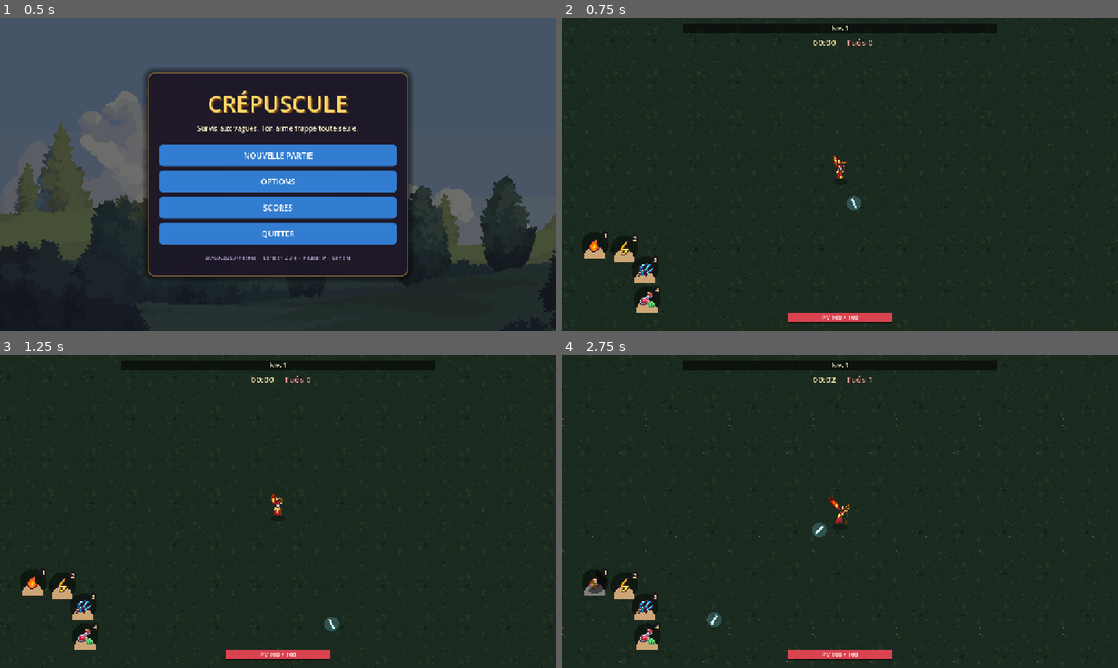
Above: before the commit, frames 1-4 (two rows, left to right).
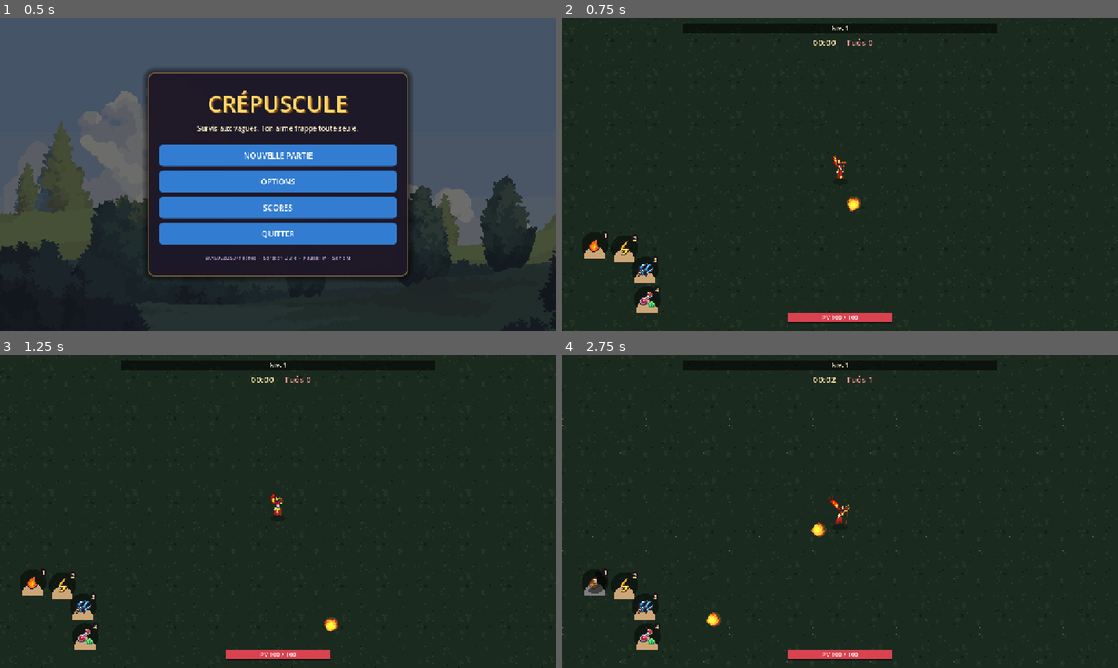
Above: after the commit, the same moments.

Repository: libertysand1982-png/Sand
Game: Godot game, scene res://scenes/Main.tscn
Same seed, same stepped clock (60 frames per second), same inputs: the game is played once before the commit and once after it.
Inputs:
- Up to frame 1 (0.5 s): no input
- Up to frame 2 (0.75 s): click "NOUVELLE PARTIE" at 0.5 s
- Up to frame 3 (1.25 s): no input
- Up to frame 4 (2.75 s): hold D (vs_right) 1.28-2.03 s; tap 1 (vs_spell1) at 1.35 s; hold S (vs_down) from 2.03 s (still down); tap 2 (vs_spell2) at 2.1 s

Frame 1 is identical in both runs. In frame 2, 0.1% of the frame differs, in the area x 51-54%, y 56-62%; in frame 3, 0.1%; in frame 4, 0.2%, in the area x 26-48%, y 53-87%.

Commit message:
Boule de feu, sons par sort, chauve-souris (dark fantasy), boss + loot
- Projectile de base = boule de feu (Fire Bullet Pack)
- Un son par sort : feu / éclair / glace / soin (+ buff sur l'onde de niveau)
- Nouvel ennemi : chauve-souris (DarkFantasyEnemies)
- Boss NightBorne tous les 5 niveaux ; à sa mort il lâche un objet :
  arme (+30% dégâts) / armure (+40 PV max) / potion (PV au max)

Co-Authored-By: Claude Opus 4.8 <noreply@anthropic.com>

Diff:
--- a/vampire-survivor/godot/scripts/Enemy.gd
+++ b/vampire-survivor/godot/scripts/Enemy.gd
@@ -14,6 +14,7 @@
 var show_bar: bool = false
 var hitflash: float = 0.0
 var slow_timer: float = 0.0   # ralentissement (sort de Gel)
+var is_boss: bool = false
 var dead: bool = false
 var dying: bool = false
 
--- /dev/null
+++ b/vampire-survivor/godot/scripts/Item.gd
@@ -0,0 +1,36 @@
+# Item.gd — objet lâché par un boss (arme / armure / potion). Ramassé au contact.
+class_name VSItem
+extends Node2D
+
+var kind: String = "potion"
+var dead: bool = false
+var _tex: Texture2D
+var _bob: float = 0.0
+var _sprite: Sprite2D
+
+func setup(pos: Vector2, k: String, tex: Texture2D) -> void:
+	position = pos
+	kind = k
+	_tex = tex
+	_bob = randf() * TAU
+
+func _ready() -> void:
+	_sprite = Sprite2D.new()
+	_sprite.texture = _tex
+	_sprite.texture_filter = CanvasItem.TEXTURE_FILTER_NEAREST
+	_sprite.scale = Vector2(2.4, 2.4)   # icône 16px -> ~38px
+	add_child(_sprite)
+
+func _process(delta: float) -> void:
+	_bob += delta * 3.0
+	if _sprite:
+		_sprite.position.y = sin(_bob) * 3.0 - 2.0
+	queue_redraw()
+
+func _draw() -> void:
+	# halo doré + ombre
+	draw_set_transform(Vector2(0, 18), 0.0, Vector2(1, 0.4))
+	draw_circle(Vector2.ZERO, 12.0, Color(0, 0, 0, 0.25))
+	draw_set_transform(Vector2.ZERO, 0.0, Vector2.ONE)
+	var pulse := 0.5 + 0.5 * sin(_bob * 1.5)
+	draw_circle(Vector2.ZERO, 22.0, Color(1.0, 0.88, 0.4, 0.10 + 0.10 * pulse))
--- a/vampire-survivor/godot/scripts/Main.gd
+++ b/vampire-survivor/godot/scripts/Main.gd
@@ -10,7 +10,9 @@
 	"goblin":    {"hp": 26.0,  "speed": 82.0, "dmg": 8.0,  "xp": 1, "radius": 18.0, "scale": 0.58, "bar": false},
 	"flyingeye": {"hp": 40.0,  "speed": 96.0, "dmg": 10.0, "xp": 3, "radius": 17.0, "scale": 0.52, "bar": false},
 	"mushroom":  {"hp": 60.0,  "speed": 52.0, "dmg": 13.0, "xp": 3, "radius": 20.0, "scale": 0.60, "bar": false},
-	"skeleton":  {"hp": 160.0, "speed": 46.0, "dmg": 20.0, "xp": 7, "radius": 22.0, "scale": 0.70, "bar": true},
+	"skeleton":  {"hp": 160.0, "speed": 46.0, "dmg": 20.0, "xp": 7,  "radius": 22.0, "scale": 0.70, "bar": true},
+	"bat":       {"hp": 30.0,  "speed": 112.0,"dmg": 9.0,  "xp": 2,  "radius": 16.0, "scale": 0.85, "bar": false},
+	"boss":      {"hp": 600.0, "speed": 42.0, "dmg": 30.0, "xp": 30, "radius": 42.0, "scale": 1.70, "bar": true},
 }
 
 const UPGRADES := [
@@ -47,6 +49,9 @@
 var floats: Array = []
 var enemy_frames: Dictionary = {}
 var spells: Array = []
+var items: Array = []
+var item_tex: Dictionary = {}
+var bosses_spawned := 0
 var _last_score := 0
 var _last_time := "00:00"
 
@@ -61,6 +66,13 @@
 		"flyingeye": _enemy_sf("res://assets/monsters/flyingeye/flight.png", 8, "res://assets/monsters/flyingeye/death.png", 4),
 		"mushroom":  _enemy_sf("res://assets/monsters/mushroom/run.png", 8, "res://assets/monsters/mushroom/death.png", 4),
 		"skeleton":  _enemy_sf("res://assets/monsters/skeleton/walk.png", 4, "res://assets/monsters/skeleton/death.png", 4),
+		"bat":       _enemy_sf("res://assets/monsters/bat/fly.png", 9, "res://assets/monsters/bat/death.png", 12, 64),
+		"boss":      _boss_sf(),
+	}
+	item_tex = {
+		"weapon": load("res://assets/items/weapon.png"),
+		"armor":  load("res://assets/items/armor.png"),
+		"potion": load("res://assets/items/potion.png"),
 	}
 
 	spells = [
@@ -158,6 +170,7 @@
 	enemies.clear()
 	projectiles.clear()
 	gems.clear()
+	items.clear()
 	floats.clear()
 
 func start_game() -> void:
@@ -167,6 +180,7 @@
 	kills = 0
 	spawn_timer = 0.0
 	level_queue = 0
+	bosses_spawned = 0
 	player.reset(Vector2(WORLD / 2.0, WORLD / 2.0))
 	player.visible = true
 	hud.hide_overlays()
@@ -243,8 +257,14 @@
 	_update_enemies(delta)
 	_update_projectiles(delta)
 	_update_gems(delta)
+	_update_items(delta)
 	_cull_enemies()
 	_update_floats(delta)
+
+	# Boss tous les 5 niveaux
+	if player.level >= (bosses_spawned + 1) * 5:
+		bosses_spawned += 1
+		_spawn_boss()
 
 	if level_queue > 0 and state == State.PLAYING:
 		_open_levelup()
@@ -296,17 +316,21 @@
 	var t := elapsed
 	var r := randf()
 	if t < 25.0:
-		return "goblin"
+		return "goblin" if r < 0.7 else "bat"
 	elif t < 70.0:
-		return "goblin" if r < 0.6 else "flyingeye"
+		if r < 0.45: return "goblin"
+		elif r < 0.7: return "bat"
+		else: return "flyingeye"
 	elif t < 140.0:
-		if r < 0.4: return "goblin"
-		elif r < 0.65: return "flyingeye"
+		if r < 0.3: return "goblin"
+		elif r < 0.5: return "bat"
+		elif r < 0.7: return "flyingeye"
 		else: return "mushroom"
 	else:
-		if r < 0.25: return "goblin"
-		elif r < 0.45: return "flyingeye"
-		elif r < 0.72: return "mushroom"
+		if r < 0.2: return "goblin"
+		elif r < 0.4: return "bat"
+		elif r < 0.58: return "flyingeye"
+		elif r < 0.78: return "mushroom"
 		else: return "skeleton"
 
 func _spawn_one() -> void:
@@ -323,6 +347,55 @@
 	e.setup(tkey, pos, hp_scale, enemy_frames[tkey], ENEMY_DEF[tkey])
 	world.add_child(e)
 	enemies.append(e)
+
+# ----- Boss + objets -----
+func _spawn_boss() -> void:
+	var hp_scale := 1.0 + bosses_spawned * 0.6
+	var vsize := get_viewport_rect().size
+	var radius := maxf(vsize.x, vsize.y) / 2.0 + 90.0
+	var ang := randf() * TAU
+	var pos := player.position + Vector2.from_angle(ang) * radius
+	pos.x = clampf(pos.x, 40.0, WORLD - 40.0)
+	pos.y = clampf(pos.y, 40.0, WORLD - 40.0)
+	var e := VSEnemy.new()
+	e.setup("boss", pos, hp_scale, enemy_frames["boss"], ENEMY_DEF["boss"])
+	e.is_boss = true
+	world.add_child(e)
+	enemies.append(e)
+	_spawn_text(player.position + Vector2(0, -120), "BOSS !", Color(0.85, 0.35, 1.0))
+	sfx.play("buff", 0.7)
+
+func _drop_item(pos: Vector2) -> void:
+	var kinds := ["weapon", "armor", "potion"]
+	var k: String = kinds[randi() % kinds.size()]
+	var it := VSItem.new()
+	it.setup(pos, k, item_tex[k])
+	gem_layer.add_child(it)
+	items.append(it)
+
+func _update_items(_delta: float) -> void:
+	var p := player
+	for i in range(items.size() - 1, -1, -1):
+		var it: VSItem = items[i]
+		if p.position.distance_to(it.position) < 34.0:
+			_apply_item(it.kind)
+			it.queue_free()
+			items.remove_at(i)
+
+func _apply_item(kind: String) -> void:
+	var p := player
+	match kind:
+		"weapon":
+			p.proj_damage = round(p.proj_damage * 1.3)
+			_spawn_text(p.position + Vector2(0, -46), "ARME ! +30% dégâts", Color(1.0, 0.7, 0.3))
+		"armor":
+			p.maxhp += 40.0
+			p.hp = minf(p.maxhp, p.hp + 40.0)
+			_spawn_text(p.position + Vector2(0, -46), "ARMURE ! +40 PV max", Color(0.55, 0.8, 1.0))
+		"potion":
+			p.hp = p.maxhp
+			_spawn_text(p.position + Vector2(0, -46), "POTION ! PV au max", Color(0.55, 1.0, 0.55))
+	sfx.play("blessing", 0.6)
 
 # ----- Ennemis -----
 func _update_enemies(delta: float) -> void:
@@ -403,6 +476,8 @@
 	g.setup(e.position, e.xp)
 	gem_layer.add_child(g)
 	gems.append(g)
+	if e.is_boss:
+		_drop_item(e.position)
 	e.die()   # joue l'animation de mort puis se libère
 
 # ----- Gemmes -----
@@ -448,7 +523,7 @@
 	nova.position = p.position
 	nova.max_r = radius
 	fx_layer.add_child(nova)
-	sfx.play("magic", 0.6)
+	sfx.play("buff", 0.6)
 	for e in enemies:
 		if not is_instance_valid(e) or e.dead:
 			continue
@@ -502,7 +577,7 @@
 					_spawn_text(en.position + Vector2(0, -en.radius * 1.6), str(int(fdmg)), Color(1.0, 0.7, 0.3))
 					if en.hp <= 0.0:
 						_kill_enemy(en)
-			sfx.play("magic", 0.6)
+			sfx.play("fire_cast", 0.6)
 			return true
 		"bolt":
 			var targets := _nearest_enemies(4, 540.0)
@@ -520,7 +595,7 @@
 			var bolt := VSBolt.new()
 			bolt.setup(p.position, pts)
 			fx_layer.add_child(bolt)
-			sfx.play("hit", 0.5)
+			sfx.play("lightning_cast", 0.5)
 			return true
 		"frost":
 			var frad := 240.0
@@ -535,7 +610,7 @@
 					en.hitflash = 0.12
 					if en.hp <= 0.0:
 						_kill_enemy(en)
-			sfx.play("magic", 0.6)
+			sfx.play("ice_impact", 0.6)
 			return true
 		"heal":
 			if p.hp >= p.maxhp:
@@ -543,7 +618,7 @@
 			p.hp = minf(p.maxhp, p.hp + 40.0)
 			_burst(p.position, 80.0, Color(0.7, 1.0, 0.6), Color(0.4, 0.9, 0.4))
 			_spawn_text(p.position + Vector2(0, -40), "+40", Color(0.5, 1.0, 0.5))
-			sfx.play("coins", 0.5)
+			sfx.play("blessing", 0.5)
 			return true
 	return false
 
@@ -688,11 +763,31 @@
 		if t:
 			sf.add_frame(anim, t)
 
-func _enemy_sf(move_path: String, move_count: int, death_path: String, death_count: int) -> SpriteFrames:
+func _enemy_sf(move_path: String, move_count: int, death_path: String, death_count: int, fsize: int = 150) -> SpriteFrames:
 	var sf := SpriteFrames.new()
-	_add_sheet(sf, "move", load(move_path), move_count, 150, 10.0, true)
-	_add_sheet(sf, "death", load(death_path), death_count, 150, 12.0, false)
+	_add_sheet(sf, "move", load(move_path), move_count, fsize, 10.0, true)
+	_add_sheet(sf, "death", load(death_path), death_count, fsize, 12.0, false)
 	return sf
+
+func _boss_sf() -> SpriteFrames:
+	var sf := SpriteFrames.new()
+	var tex = load("res://assets/boss/nightborne.png")
+	_add_sheet_row(sf, "move", tex, 0, 9, 80, 9.0, true)       # rangée 0 = idle
+	_add_sheet_row(sf, "death", tex, 4, 16, 80, 11.0, false)   # rangée 4 = mort / dissolution
+	return sf
+
+func _add_sheet_row(sf: SpriteFrames, anim: String, tex: Texture2D, row: int, count: int, fsize: int, fps: float, loop: bool) -> void:
+	if not sf.has_animation(anim):
+		sf.add_animation(anim)
+	sf.set_animation_speed(anim, fps)
+	sf.set_animation_loop(anim, loop)
+	if tex == null:
+		return
+	for i in count:
+		var at := AtlasTexture.new()
+		at.atlas = tex
+		at.region = Rect2(i * fsize, row * fsize, fsize, fsize)
+		sf.add_frame(anim, at)
 
 func _add_sheet(sf: SpriteFrames, anim: String, tex: Texture2D, count: int, fsize: int, fps: float, loop: bool) -> void:
 	if not sf.has_animation(anim):
--- a/vampire-survivor/godot/scripts/Projectile.gd
+++ b/vampire-survivor/godot/scripts/Projectile.gd
@@ -1,4 +1,4 @@
-# Projectile.gd — un éclat lancé par l'arme. Dessiné via _draw, déplacé par Main.gd.
+# Projectile.gd — boule de feu lancée par l'arme automatique (sprite orienté + halo).
 class_name VSProjectile
 extends Node2D
 
@@ -18,9 +18,14 @@
 	hits_left = p + 1
 	size = sz
 
+func _ready() -> void:
+	var s := Sprite2D.new()
+	s.texture = load("res://assets/fx/fireball.png")
+	s.texture_filter = CanvasItem.TEXTURE_FILTER_NEAREST
+	var sc := (size * 2.4) / 18.0   # l'orbe fait 18px ; échelle selon la taille
+	s.scale = Vector2(sc, sc)
+	add_child(s)
+
 func _draw() -> void:
-	# halo
-	draw_circle(Vector2.ZERO, size + 5.0, Color(0.47, 0.90, 1.0, 0.22))
-	# éclat (le nœud est déjà orienté par rotation)
-	draw_rect(Rect2(-size, -2.5, size * 2.0, 5.0), Color(0.87, 0.97, 1.0))
-	draw_rect(Rect2(size - 3.0, -1.5, 5.0, 3.0), Color(0.56, 0.90, 1.0))
+	# halo lumineux chaud sous le sprite
+	draw_circle(Vector2.ZERO, size + 4.0, Color(1.0, 0.6, 0.2, 0.22))
--- a/vampire-survivor/godot/scripts/Sfx.gd
+++ b/vampire-survivor/godot/scripts/Sfx.gd
@@ -18,6 +18,11 @@
 	"step":   "res://assets/audio/footstep00.ogg",
 	"click":  "res://assets/audio/click1.ogg",
 	"hurt":   "res://assets/audio/drawKnife1.ogg",
+	"fire_cast":      "res://assets/audio/fire_cast.mp3",
+	"lightning_cast": "res://assets/audio/lightning_cast.mp3",
+	"ice_impact":     "res://assets/audio/ice_impact.mp3",
+	"blessing":       "res://assets/audio/blessing.mp3",
+	"buff":           "res://assets/audio/buff.mp3",
 }
 
 func _ready() -> void:
@@ -26,6 +31,8 @@
 		if s == null:
 			continue
 		if s is AudioStreamOggVorbis:
+			s.loop = false
+		if s is AudioStreamMP3:
 			s.loop = false
 		sfx_streams[key] = s
 	for i in 18:
Not shown, added: vampire-survivor/godot/assets/audio/blessing.mp3.import
Not shown, added: vampire-survivor/godot/assets/audio/buff.mp3.import
Not shown, added: vampire-survivor/godot/assets/audio/fire_cast.mp3.import
Not shown, added: vampire-survivor/godot/assets/audio/ice_impact.mp3.import
Not shown, added: vampire-survivor/godot/assets/audio/lightning_cast.mp3.import
Binary file added: vampire-survivor/godot/assets/boss/nightborne.png
Not shown, added: vampire-survivor/godot/assets/boss/nightborne.png.import
Binary file added: vampire-survivor/godot/assets/fx/fireball.png
Not shown, added: vampire-survivor/godot/assets/fx/fireball.png.import
Binary file added: vampire-survivor/godot/assets/items/armor.png
Not shown, added: vampire-survivor/godot/assets/items/armor.png.import
Binary file added: vampire-survivor/godot/assets/items/potion.png
(and 14 more such lines)
